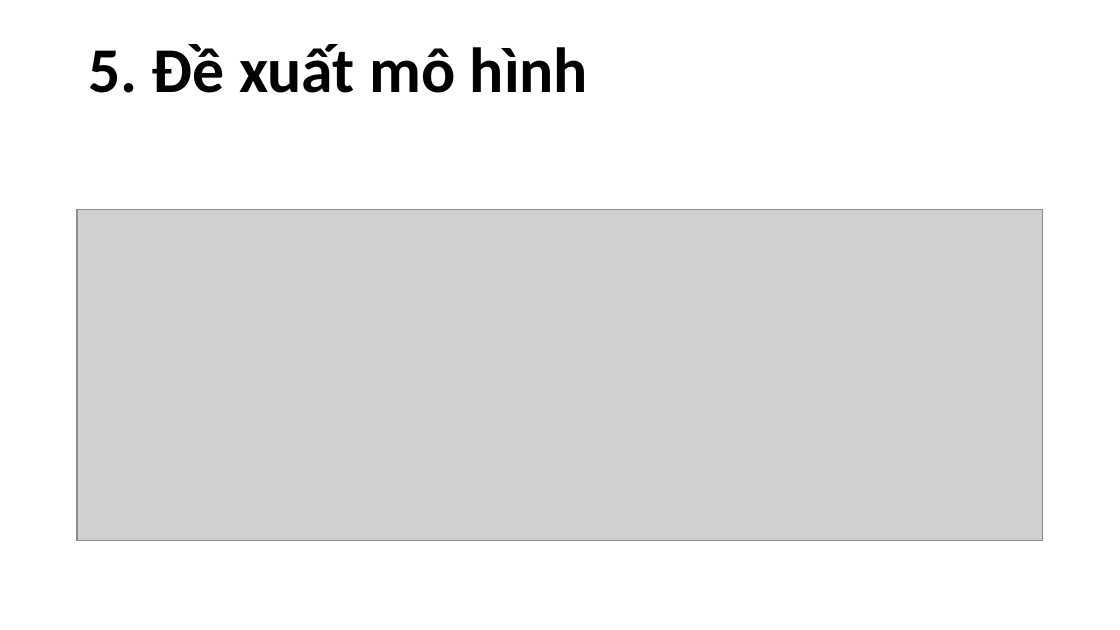
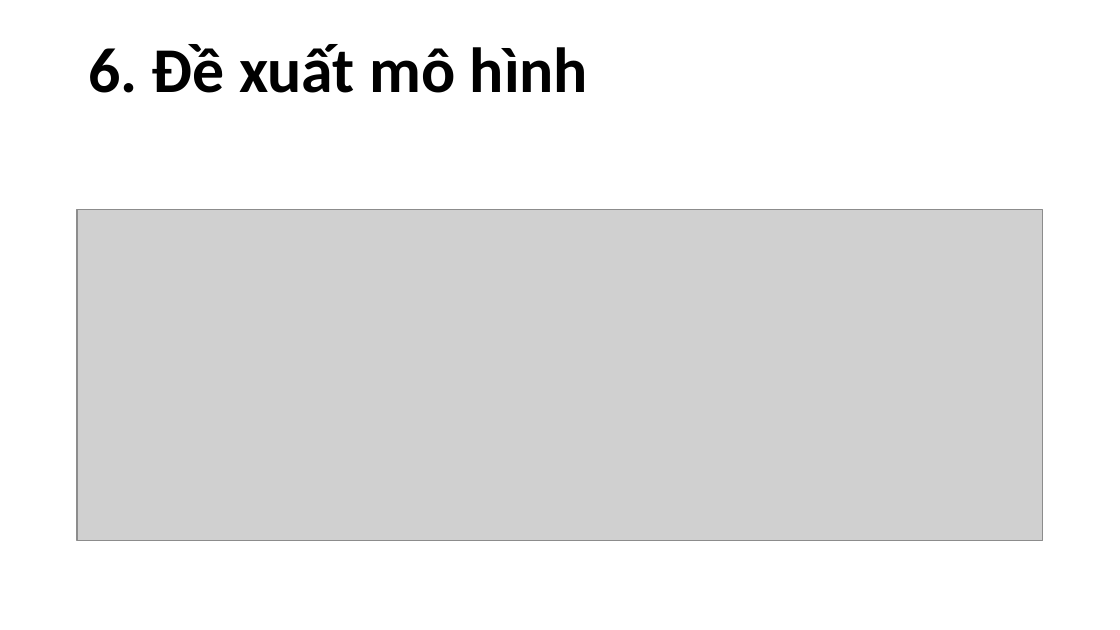
Before and after one commit to dungnguyenhuu/Bioinformatics, a slide deck: slide 11 of Documents/TSH_Slide.pptx (slide 8 before the commit). Drawn at 1120x630 pixels with LibreOffice and Linux fonts; fonts in the diff are those of the drawing; grey boxes stand for pictures. Boxes give left, top, right and bottom in pixels: in the first picture for what was removed or moved away, otherwise in the second. Text is boxed around its words. In the diff, an @@ line names an element or a change of style, - is before the commit and + after.

```diff
--- a/Documents/TSH_Slide.pptx
+++ b/Documents/TSH_Slide.pptx
@@ title at <box>88,44,588,93</box>: text changed @@
-5. Đề xuất mô hình
+6. Đề xuất mô hình
```
Also in this commit, not shown: 6 other slides changed, 4 other files.
